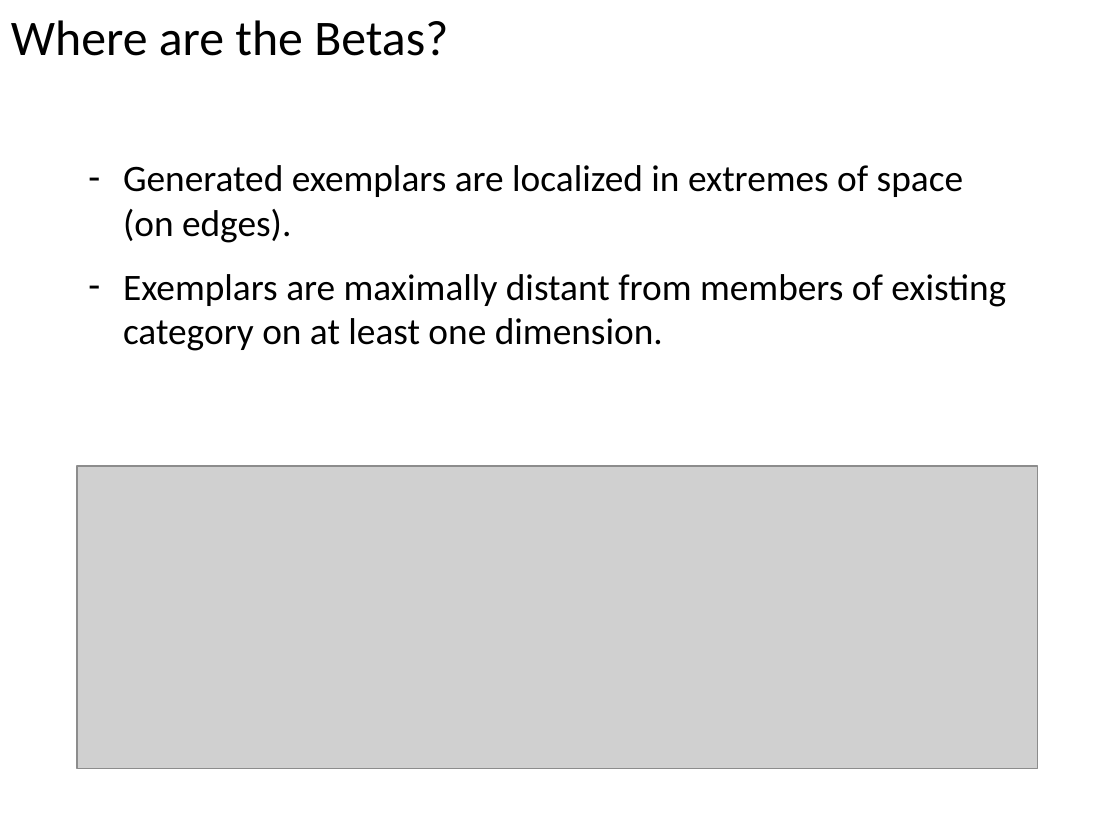
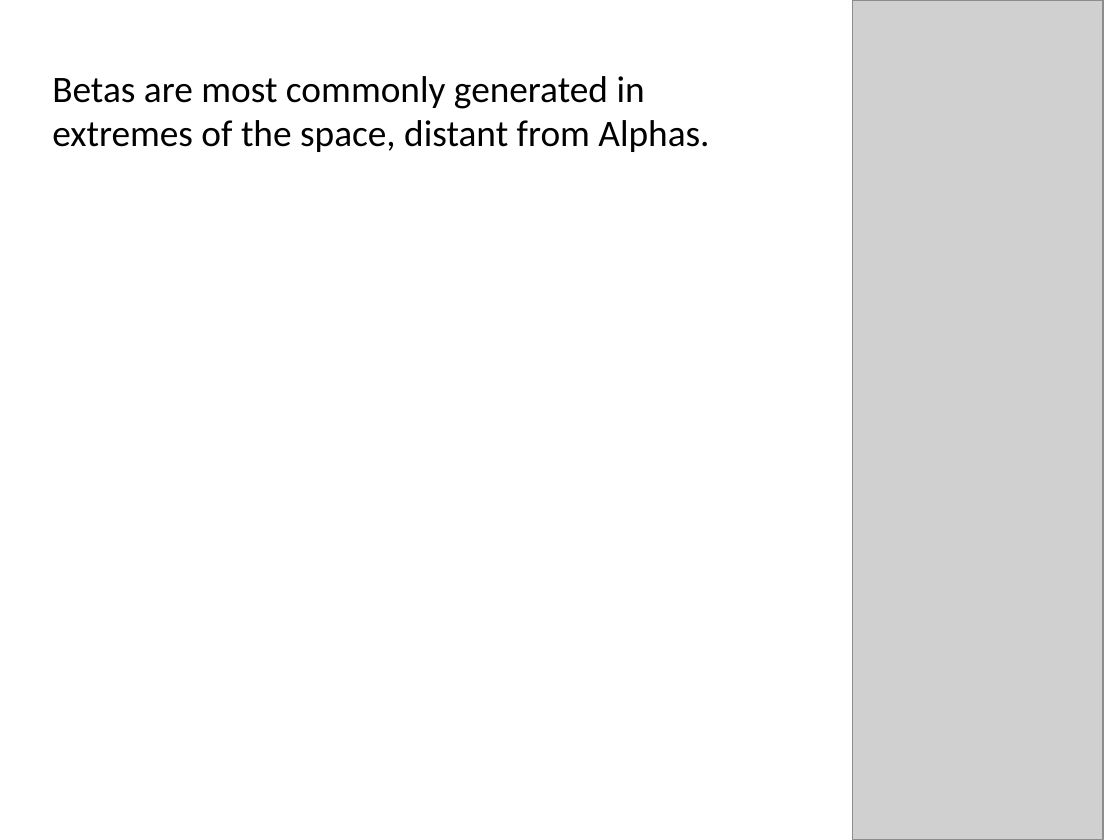
Before and after one commit to AusterweilLab/generating_categories, a slide deck: slide 23 of Presentations/ccn-bbag-march-2-2017.pptx (slide 19 before the commit). Drawn at 1120x840 pixels with LibreOffice and Linux fonts; fonts in the diff are those of the drawing; grey boxes stand for pictures. Boxes give left, top, right and bottom in pixels: in the first picture for what was removed or moved away, otherwise in the second. Text is boxed around its words. In the diff, an @@ line names an element or a change of style, - is before the commit and + after.

```diff
--- a/Presentations/ccn-bbag-march-2-2017.pptx
+++ b/Presentations/ccn-bbag-march-2-2017.pptx
@@ text removed at [11, 20, 448, 56] @@
-Where are the Betas?
@@ picture added at [852, 0, 1102, 840] @@
@@ text at [52, 76, 709, 152]: text changed @@
-– Generated exemplars are localized in extremes of space (on edges).
-– Exemplars are maximally distant from members of existing category on at least one dimension.
+Betas are most commonly generated in extremes of the space, distant from Alphas.
@@ picture removed at [77, 466, 1037, 768] @@
```
Also in this commit, not shown: 12 other slides changed, 11 slides added, 8 slides removed, 22 other files.
